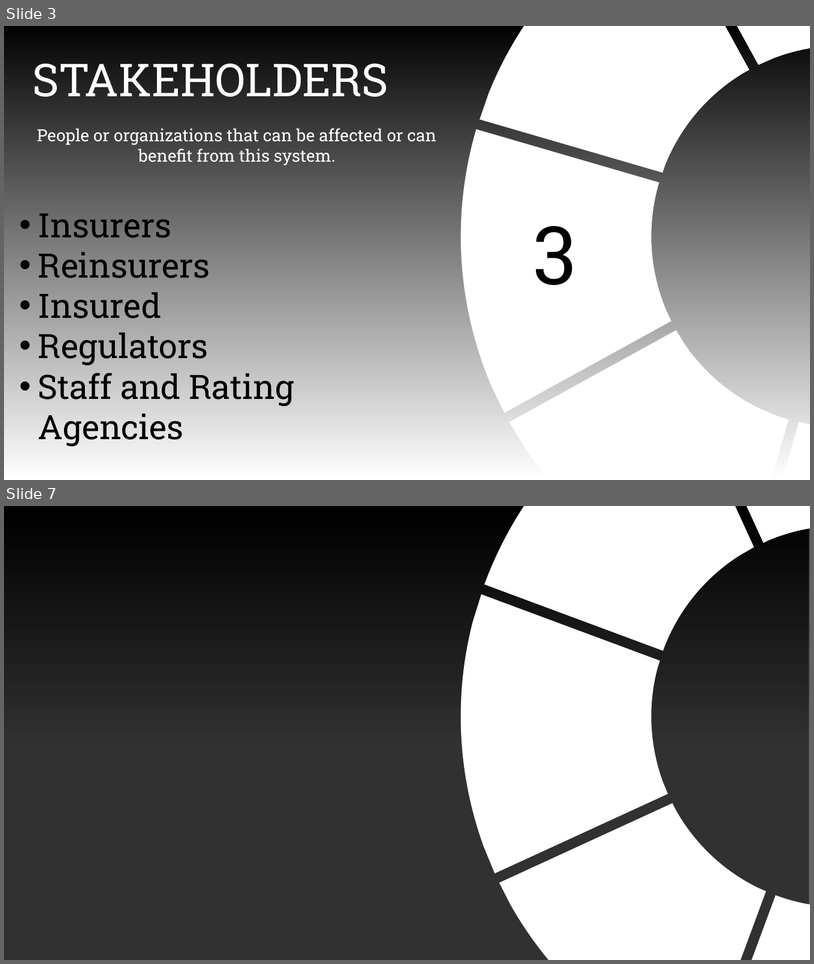
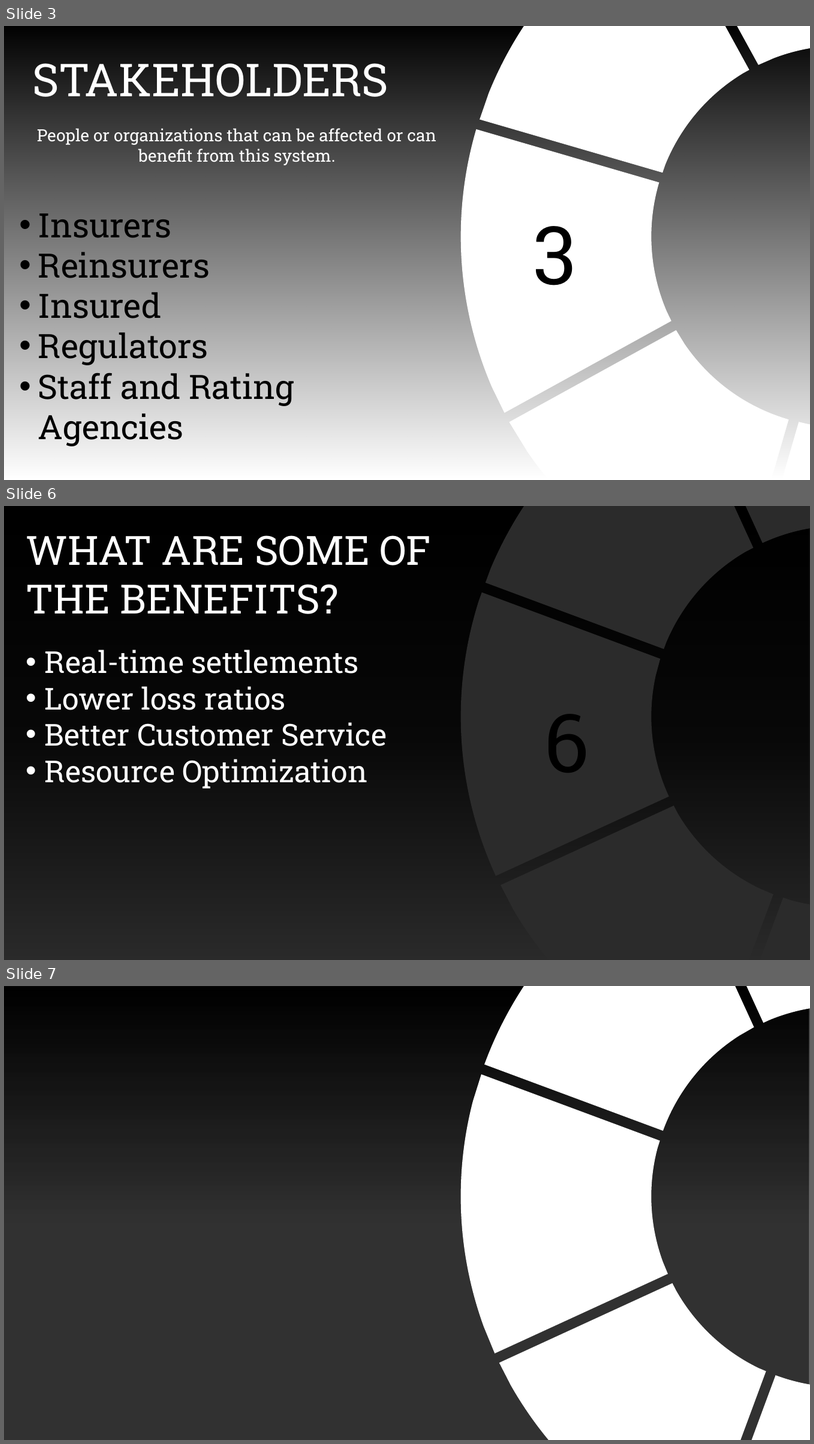
Before and after one commit to hacknovators-org/Presentation, a slide deck: Presentation1.pptx. Shown one above the other, each under a label of ours: slides 3 and 7 before the commit, slides 3, 6 and 7 after it; the slides between them are not shown. The pictures are 814x964 and 814x1444 pixels, drawn with LibreOffice and Linux fonts; fonts in the diff are those of the drawing; background and template pictures are left out; a plain dark background stands for a picture behind light text. Boxes give left, top, right and bottom in pixels: in the first picture for what was removed or moved away, otherwise in the second. Text is boxed around its words. In the diff, an @@ line names an element or a change of style, - is before the commit and + after.

```diff
--- a/Presentation1.pptx
+++ b/Presentation1.pptx
@@ slide 6 added at box(4, 506, 810, 960), background picture (left out) @@
@@ rectangle added at box(4, 506, 810, 960), fill gradient #000000 @@
@@ freeform shape added at box(337, 506, 810, 960), fill #FFFFFF @@
@@ text added at box(26, 535, 431, 614), 48 pt, text #FFFFFF @@
+WHAT ARE SOME OF THE BENEFITS?
@@ text added at box(45, 649, 387, 789), 36 pt, text #FFFFFF @@
+• Real-time settlements
+• Lower loss ratios
+• Better Customer Service
+• Resource Optimization
@@ text added at box(544, 714, 589, 772), 96 pt, text #000000 @@
+6
```
Also in this commit, not shown: 2 other slides added, 3 slides removed.
